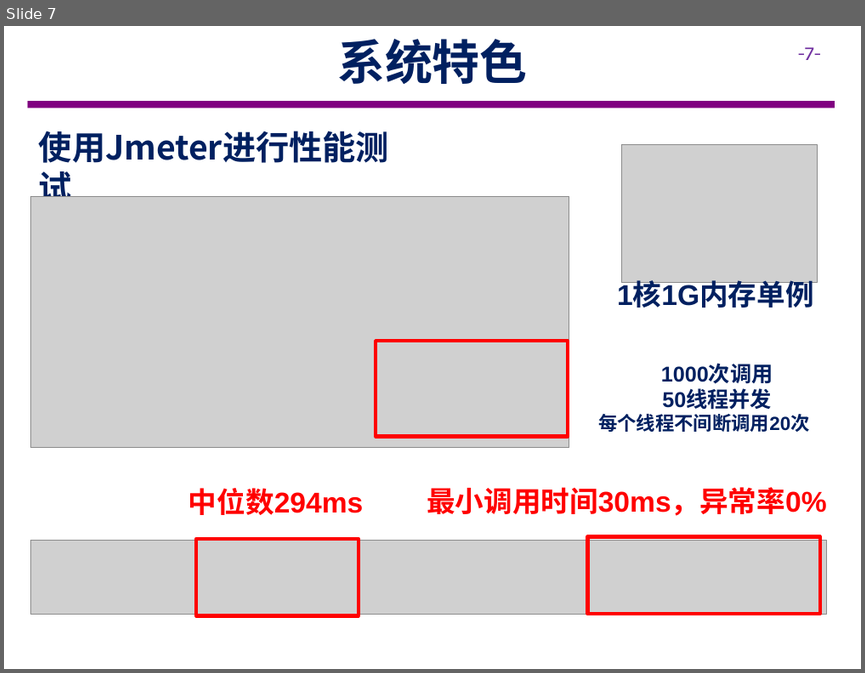
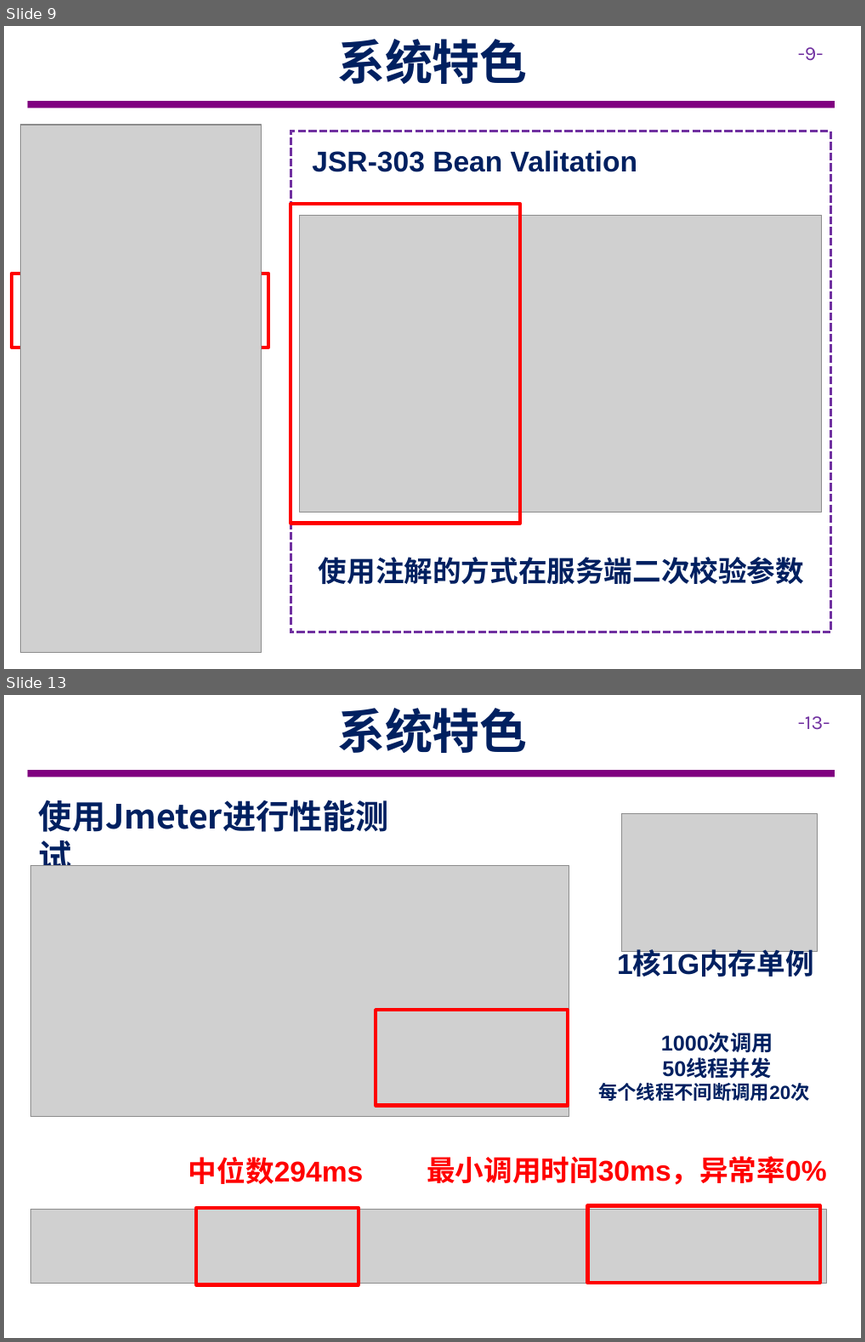
Before and after one commit to cuiods/Paratrooper, a slide deck: doc/项目展示.pptx. Shown one above the other, each under a label of ours: slide 7 before the commit, slides 9 and 13 after it; the slides between them are not shown. The pictures are 865x673 and 865x1342 pixels, drawn with LibreOffice and Linux fonts; fonts in the diff are those of the drawing; grey boxes stand for pictures; background and template pictures are left out. Boxes give left, top, right and bottom in pixels: in the first picture for what was removed or moved away, otherwise in the second. Text is boxed around its words. In the diff, an @@ line names an element or a change of style, - is before the commit and + after.

```diff
--- a/doc/项目展示.pptx
+++ b/doc/项目展示.pptx
@@ slide 9 added at [4,26,861,669], background #FFFFFF; not listed: 2 template elements that a slide beside it also shows @@
@@ text added at [337,39,528,84], 40 pt, text #002060, bold @@
+系统特色
@@ picture added at [20,125,261,652] @@
@@ rectangle added at [291,131,831,632], outline #7030A0 2.25 pt dashed @@
@@ text added at [312,150,637,172], 24 pt, text #002060, bold @@
+JSR-303 Bean Valitation
@@ rectangle added at [291,204,521,522], outline #FF0000 3 pt @@
@@ picture added at [300,216,822,512] @@
@@ rectangle added at [12,272,268,347], outline #FF0000 3 pt @@
@@ text added at [318,556,804,584], 24 pt, text #002060, bold @@
+使用注解的方式在服务端二次校验参数
@@ what was slide 7 is now slide 13 @@
@@ page number at [798,716,830,730]: text changed @@
--7-
+-13-
```
Also in this commit, not shown: 3 slides changed, 6 other slides added, 2 other files.
